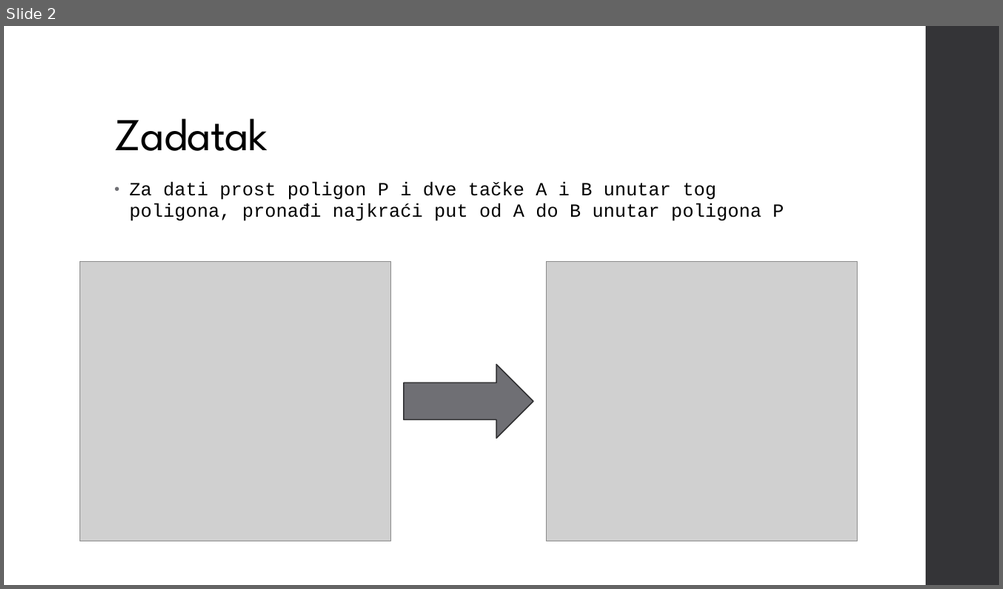
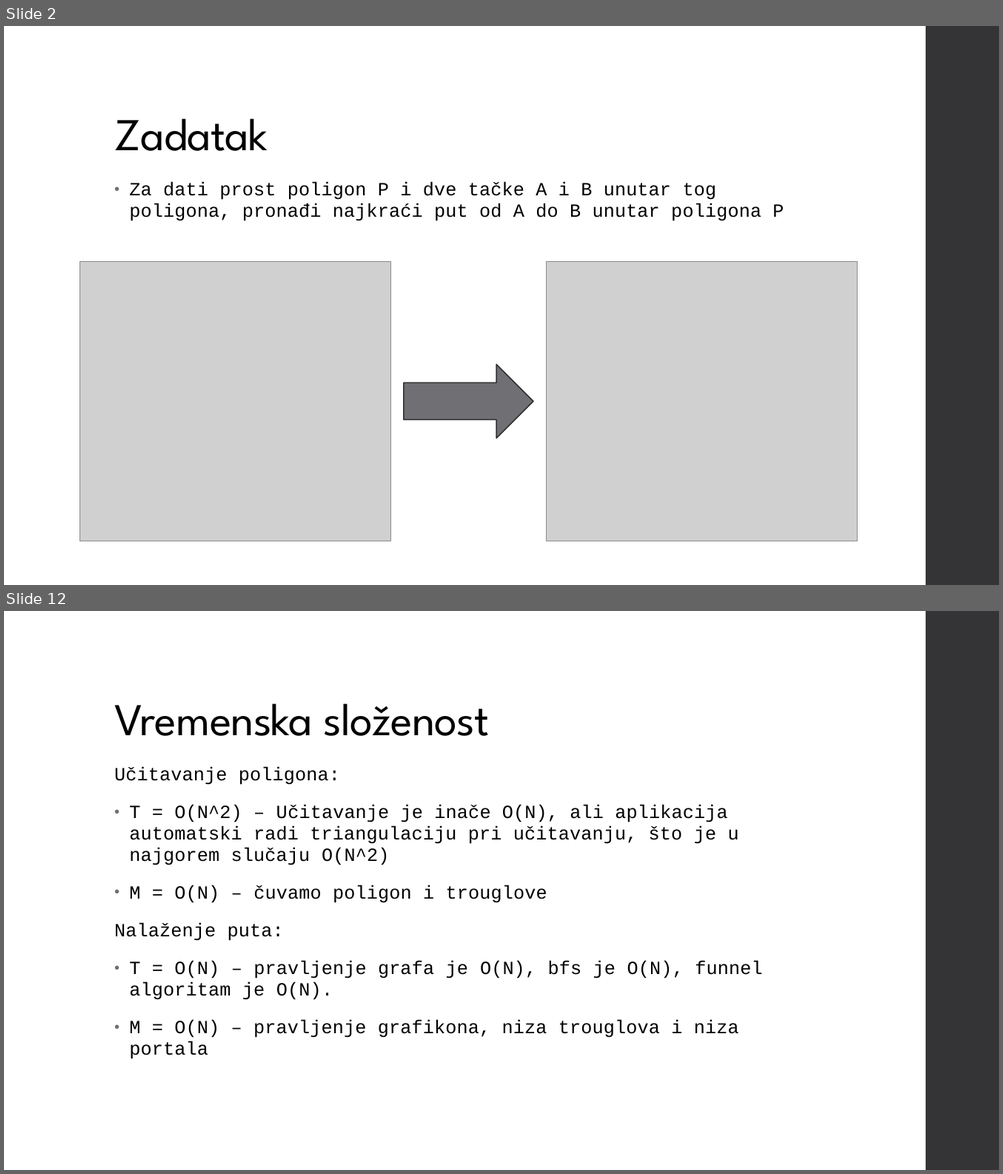
Before and after one commit to djordjepvl/Polygon-Pathfinding-Algorithm, a slide deck: Funnel Algorithm.pptx. Shown one above the other, each under a label of ours: slide 2 before the commit, slides 2 and 12 after it; the slides between them are not shown. The pictures are 1003x589 and 1003x1174 pixels, drawn with LibreOffice and Linux fonts; fonts in the diff are those of the drawing; grey boxes stand for pictures. Boxes give left, top, right and bottom in pixels: in the first picture for what was removed or moved away, otherwise in the second. Text is boxed around its words. In the diff, an @@ line names an element or a change of style, - is before the commit and + after.

```diff
--- a/Funnel Algorithm.pptx
+++ b/Funnel Algorithm.pptx
@@ slide 12 added at (x1=4, y1=611, x2=999, y2=1170), background #FFFFFF; not listed: 1 template element that a slide beside it also shows @@
@@ title added at (x1=114, y1=703, x2=489, y2=736), 44 pt, text #000000 @@
+Vremenska složenost
@@ text added at (x1=114, y1=767, x2=762, y2=1059), 18 pt, text #000000 @@
+Učitavanje poligona:
+• T = O(N^2) – Učitavanje je inače O(N), ali aplikacija automatski radi triangulaciju pri učitavanju, što je u najgorem slučaju O(N^2)
+• M = O(N) – čuvamo poligon i trouglove
+Nalaženje puta:
+• T = O(N) – pravljenje grafa je O(N), bfs je O(N), funnel algoritam je O(N).
+• M = O(N) – pravljenje grafikona, niza trouglova i niza portala
```
Also in this commit, not shown: 10 other slides added, 1 slide removed, 2 other files.
